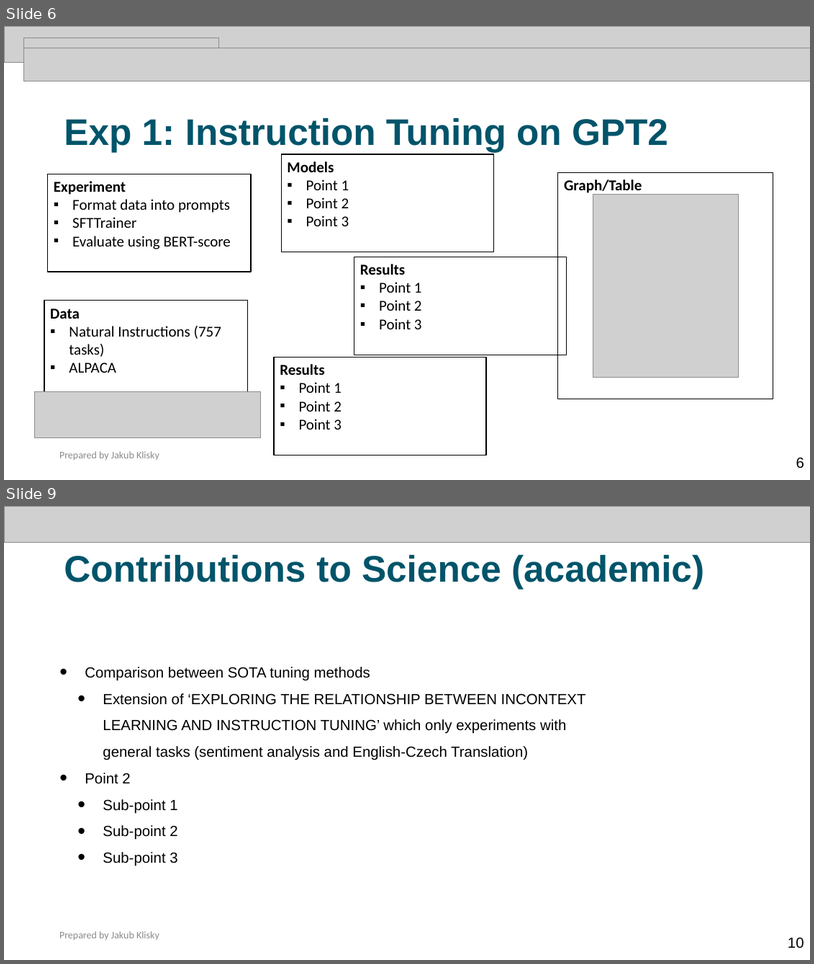
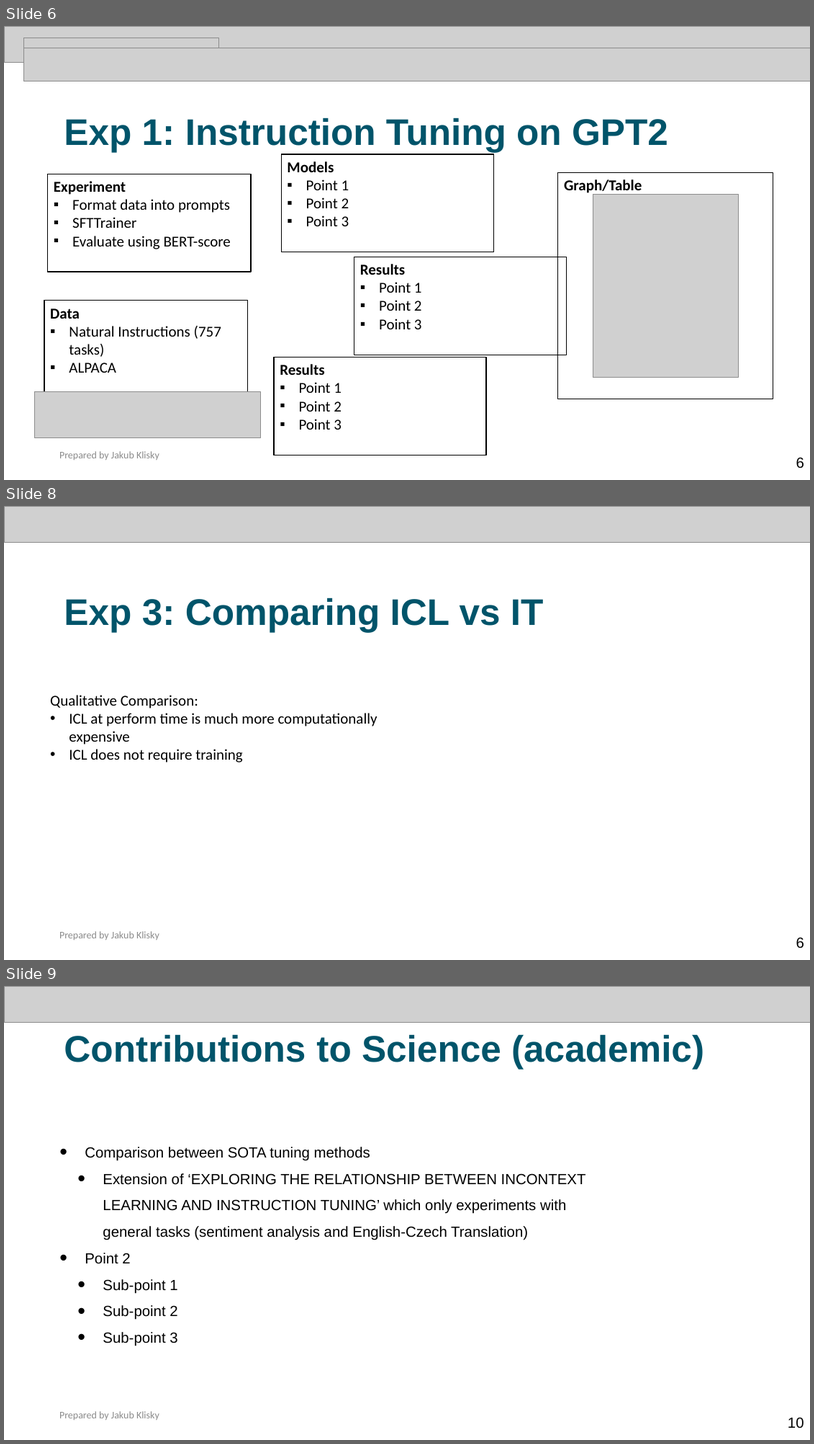
Before and after one commit to Zaki171/COMP0087-Group, a slide deck: report/nlp_ppt.pptx. Shown one above the other, each under a label of ours: slides 6 and 9 before the commit, slides 6, 8 and 9 after it; the slides between them are not shown. The pictures are 814x964 and 814x1444 pixels, drawn with LibreOffice and Linux fonts; fonts in the diff are those of the drawing; grey boxes stand for pictures. Boxes give left, top, right and bottom in pixels: in the first picture for what was removed or moved away, otherwise in the second. Text is boxed around its words. In the diff, an @@ line names an element or a change of style, - is before the commit and + after.

```diff
--- a/report/nlp_ppt.pptx
+++ b/report/nlp_ppt.pptx
@@ slide 8 added at [4, 506, 810, 960], background #FFFFFF; not listed: 1 template element that a slide beside it also shows @@
@@ picture added at [4, 506, 810, 542] @@
@@ title added at [64, 597, 544, 632], 44 pt, text #00546A, bold @@
+Exp 3: Comparing ICL vs IT
@@ text added at [50, 695, 378, 762], 18 pt, text #000000 @@
+Qualitative Comparison:
+• ICL at perform time is much more computationally expensive
+• ICL does not require training
@@ text added at [797, 937, 805, 948], 17.5 pt, text #000000 @@
+6
```
Also in this commit, not shown: 1 slide changed, 1 slide removed, 19 other files.
